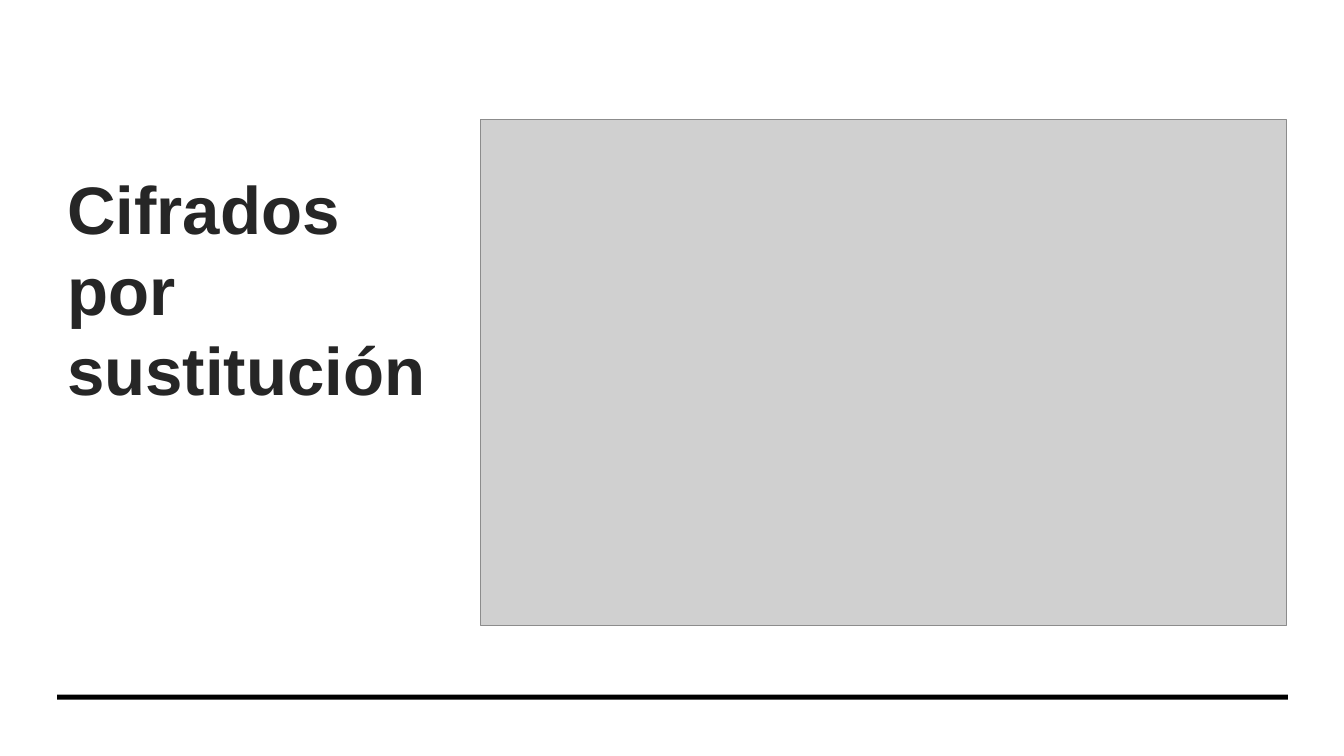
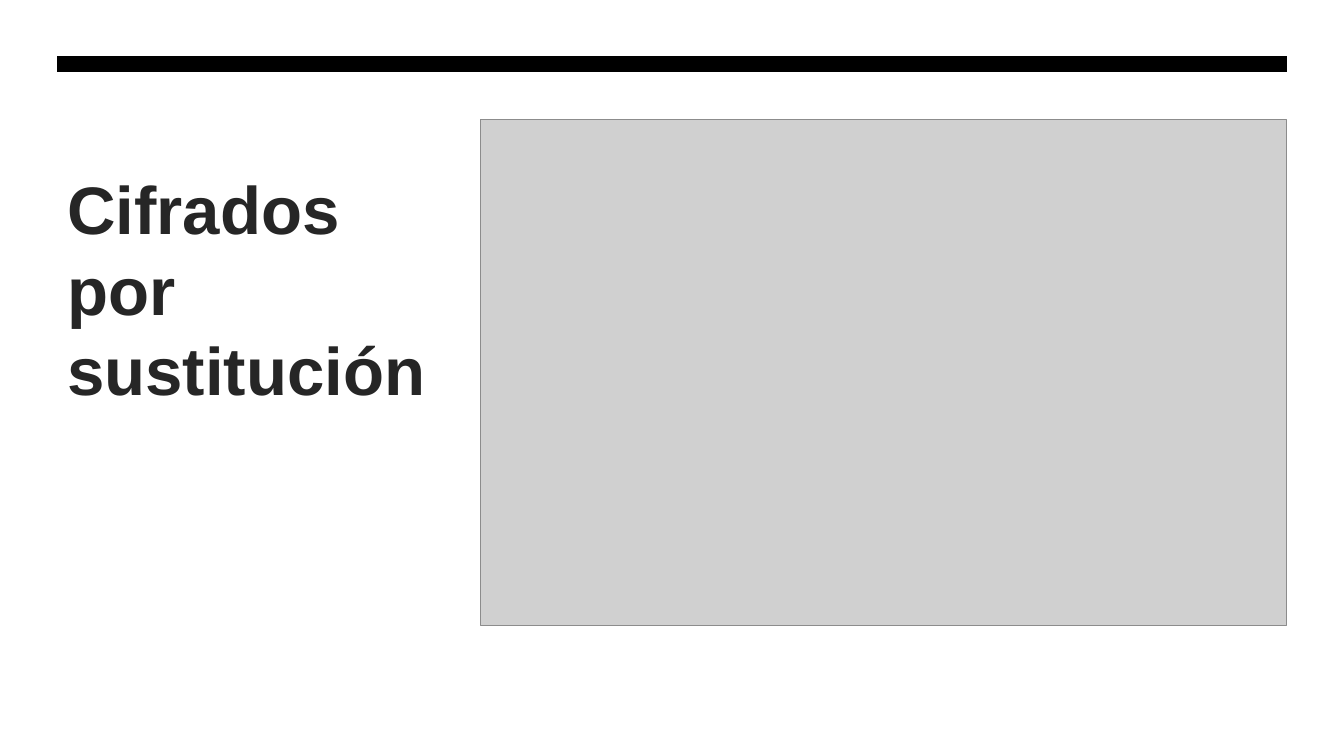
Before and after one commit to hombrefrustrado/criptografia-presentaci-n, a slide deck: slide 13 of criptografía teorica.pptx. Drawn at 1344x756 pixels with LibreOffice and Linux fonts; fonts in the diff are those of the drawing; grey boxes stand for pictures. Boxes give left, top, right and bottom in pixels: in the first picture for what was removed or moved away, otherwise in the second. Text is boxed around its words. In the diff, an @@ line names an element or a change of style, - is before the commit and + after.

```diff
--- a/criptografía teorica.pptx
+++ b/criptografía teorica.pptx
@@ rectangle removed at [0,0,1344,756] @@
@@ freeform shape added at [57,56,1288,73], fill #000000 @@
@@ freeform shape removed at [57,695,1289,700] @@
```
Also in this commit, not shown: 10 other slides changed, 9 slides added, 3 slides removed, 3 other files.
